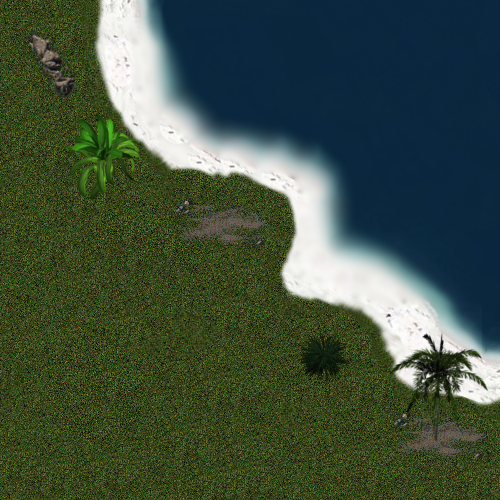
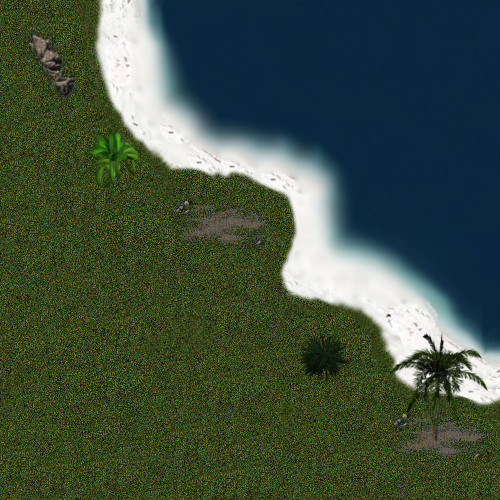
Two versions of the same layered image (500px x 500px). Layer-by-layer changes:
painted on "Clipboard#5" over [62, 113, 143, 200]
